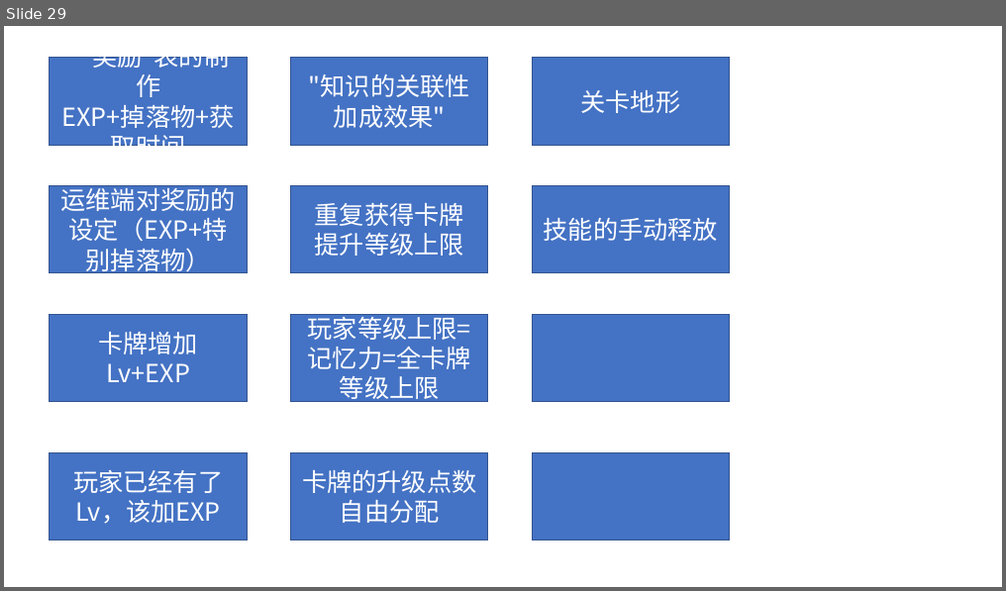
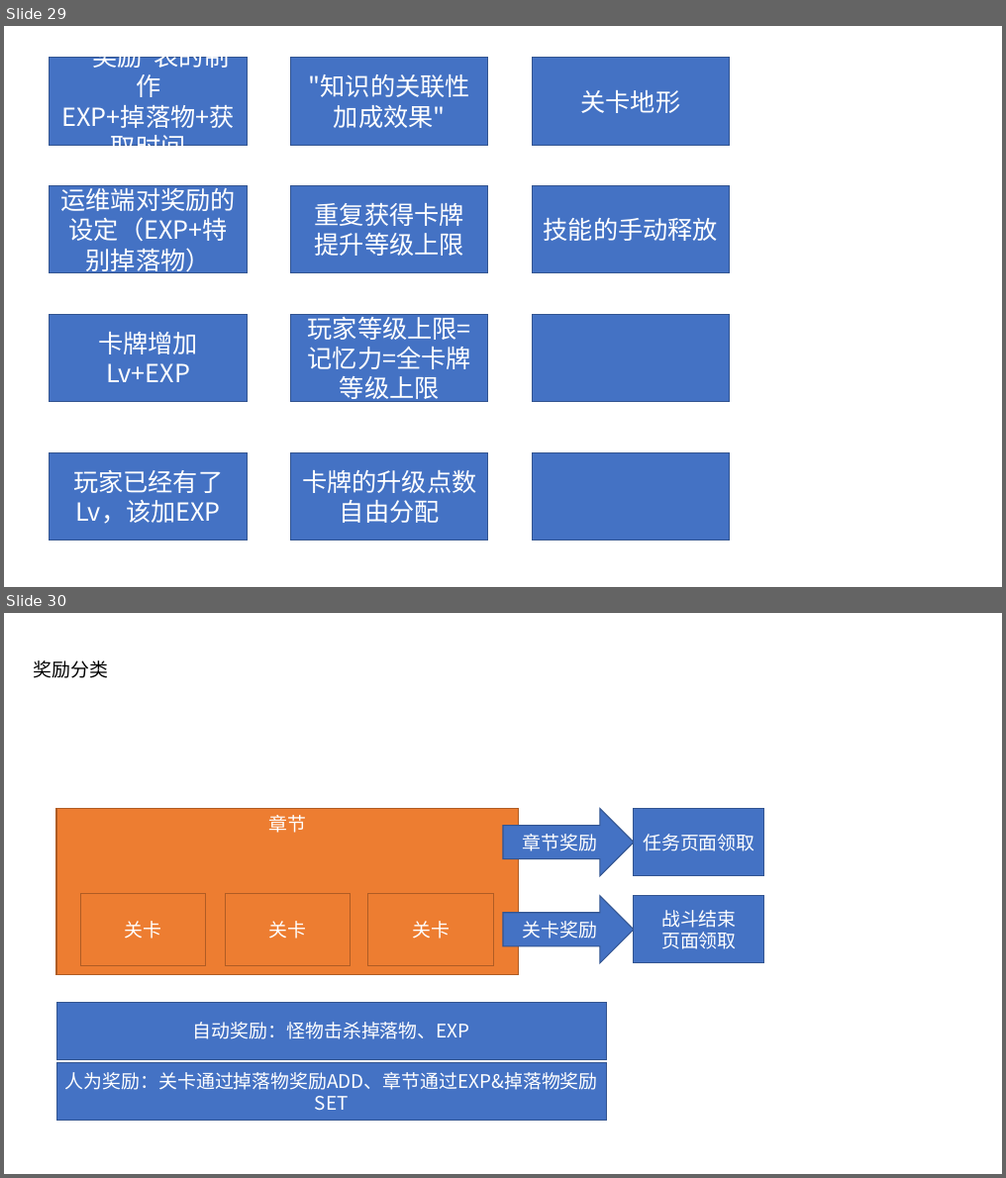
Before and after one commit to bluelaserpointer/CardGame, a slide deck: plan/抽卡手游.pptx. Shown one above the other, each under a label of ours: slide 29 before the commit, slides 29 and 30 after it. The pictures are 1006x591 and 1006x1178 pixels, drawn with LibreOffice and Linux fonts; fonts in the diff are those of the drawing. Boxes give left, top, right and bottom in pixels: in the first picture for what was removed or moved away, otherwise in the second. Text is boxed around its words. In the diff, an @@ line names an element or a change of style, - is before the commit and + after.

Commit message:
添加奖励数据的详细规定

```diff
--- a/plan/抽卡手游.pptx
+++ b/plan/抽卡手游.pptx
@@ slide 30 added at (4, 613, 1002, 1174), background #FFFFFF @@
@@ text added at (34, 661, 109, 678), 18 pt, text #000000 @@
+奖励分类
@@ rectangle added at (56, 808, 519, 974), fill #ED7D31, outline #AF5C24 1 pt, 18 pt, text #FFFFFF @@
+章节
@@ right arrow added at (503, 808, 635, 875), fill #4472C4, outline #325491 1 pt, 18 pt, text #FFFFFF @@
+章节奖励
@@ rectangle added at (634, 808, 764, 875), fill #4472C4, outline #325491 1 pt, 18 pt, text #FFFFFF @@
+任务页面领取
@@ rectangle added at (80, 894, 206, 965), fill #ED7D31, outline #AF5C24 1 pt, 18 pt, text #FFFFFF @@
+关卡
@@ rectangle added at (225, 894, 350, 965), fill #ED7D31, outline #AF5C24 1 pt, 18 pt, text #FFFFFF @@
+关卡
@@ rectangle added at (368, 894, 494, 965), fill #ED7D31, outline #AF5C24 1 pt, 18 pt, text #FFFFFF @@
+关卡
@@ right arrow added at (503, 896, 635, 963), fill #4472C4, outline #325491 1 pt, 18 pt, text #FFFFFF @@
+关卡奖励
@@ rectangle added at (634, 896, 764, 963), fill #4472C4, outline #325491 1 pt, 18 pt, text #FFFFFF @@
+战斗结束
+页面领取
@@ rectangle added at (56, 1002, 607, 1059), fill #4472C4, outline #325491 1 pt, 18 pt, text #FFFFFF @@
+自动奖励：怪物击杀掉落物、EXP
@@ rectangle added at (56, 1063, 607, 1121), fill #4472C4, outline #325491 1 pt, 18 pt, text #FFFFFF @@
+人为奖励：关卡通过掉落物奖励ADD、章节通过EXP&掉落物奖励SET
```
